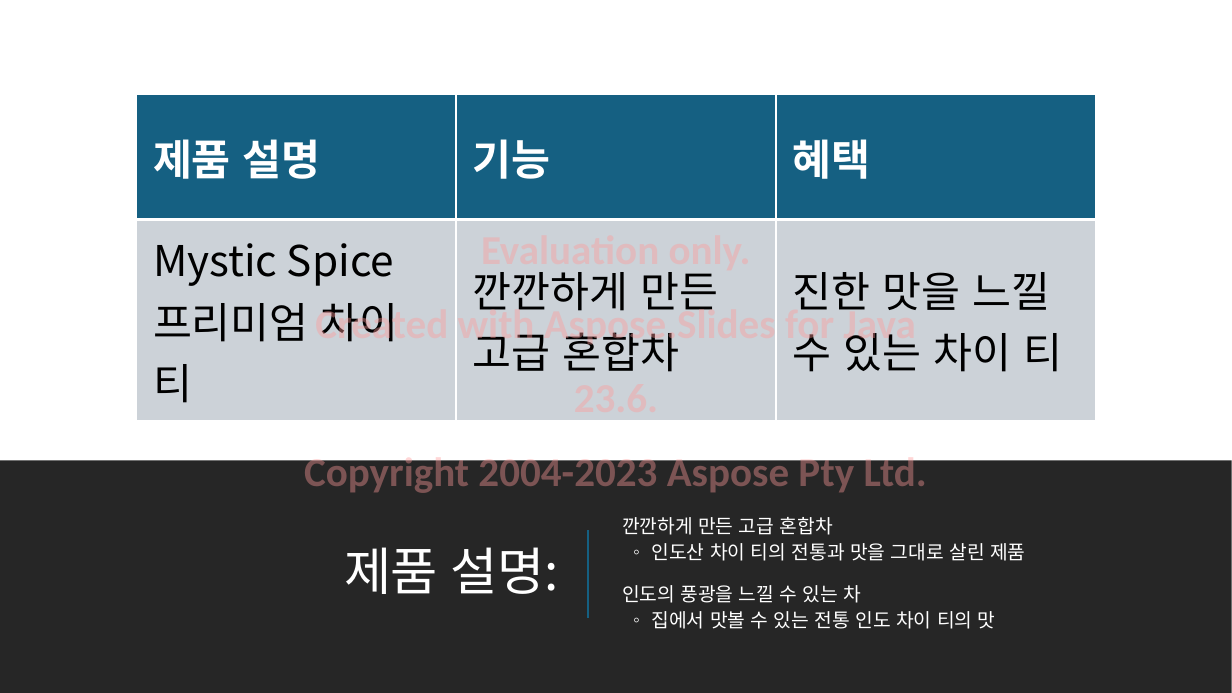
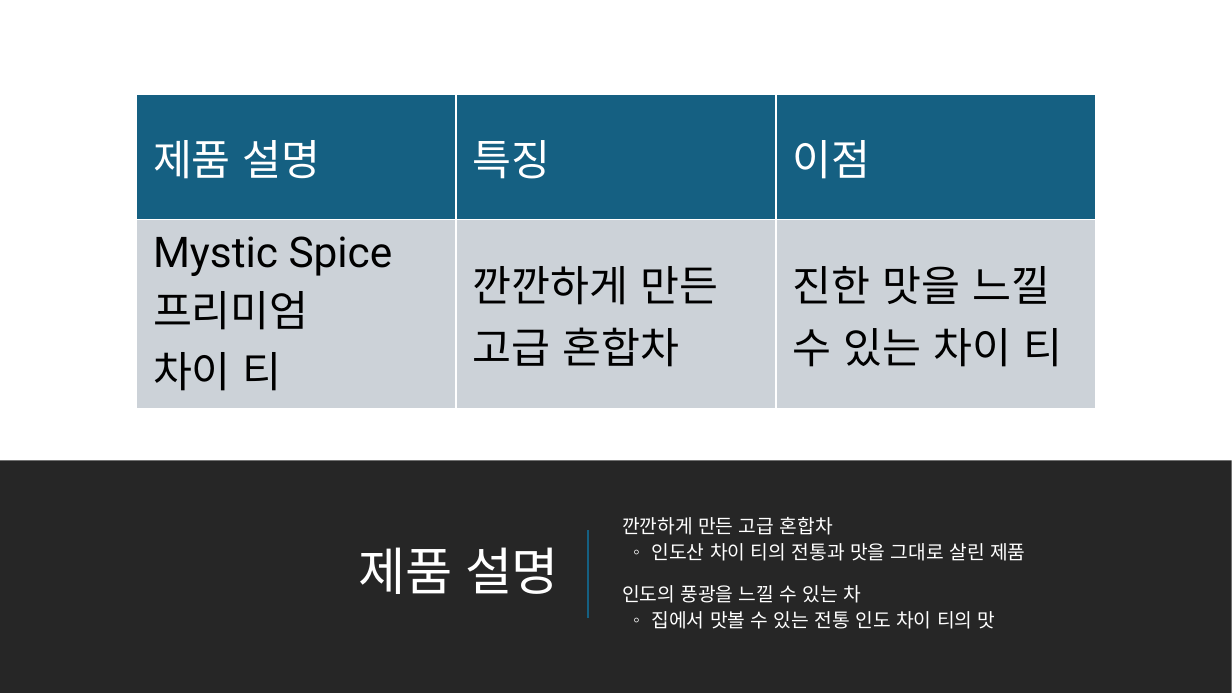
Before and after one commit to MicrosoftLearning/MS-4004-Empower-workforce-copilot-use-cases.ko-kr, a slide deck: slide 4 of ResourceFiles/Mystic Spice Premium Chai Market Analysis Presentation.pptx. Drawn at 1232x693 pixels with LibreOffice and Linux fonts; fonts in the diff are those of the drawing. Boxes give left, top, right and bottom in pixels: in the first picture for what was removed or moved away, otherwise in the second. Text is boxed around its words. In the diff, an @@ line names an element or a change of style, - is before the commit and + after.

```diff
--- a/ResourceFiles/Mystic Spice Premium Chai Market Analysis Presentation.pptx
+++ b/ResourceFiles/Mystic Spice Premium Chai Market Analysis Presentation.pptx
@@ table at [136, 94, 1095, 396] @@
-row 1, column 2: 기능
+row 1, column 2: 특징
-row 1, column 3: 혜택
+row 1, column 3: 이점
@@ font Noto Sans CJK KR to Roboto @@
@@ bold off in "제품 설명" @@
@@ text removed at [304, 272, 927, 493] @@
-Evaluation only.
-Created with Aspose.Slides for Java 23.6.
-Copyright 2004-2023 Aspose Pty Ltd.
@@ text "깐깐하게 만든 고급 혼합차" at [622, 517, 1025, 629]: font Noto Sans CJK KR to Roboto @@
@@ title at [359, 547, 559, 594]: text changed; font Noto Sans CJK KR to Roboto Slab @@
-제품 설명:
+제품 설명
```
Also in this commit, not shown: 13 other slides changed, 19 other files.
